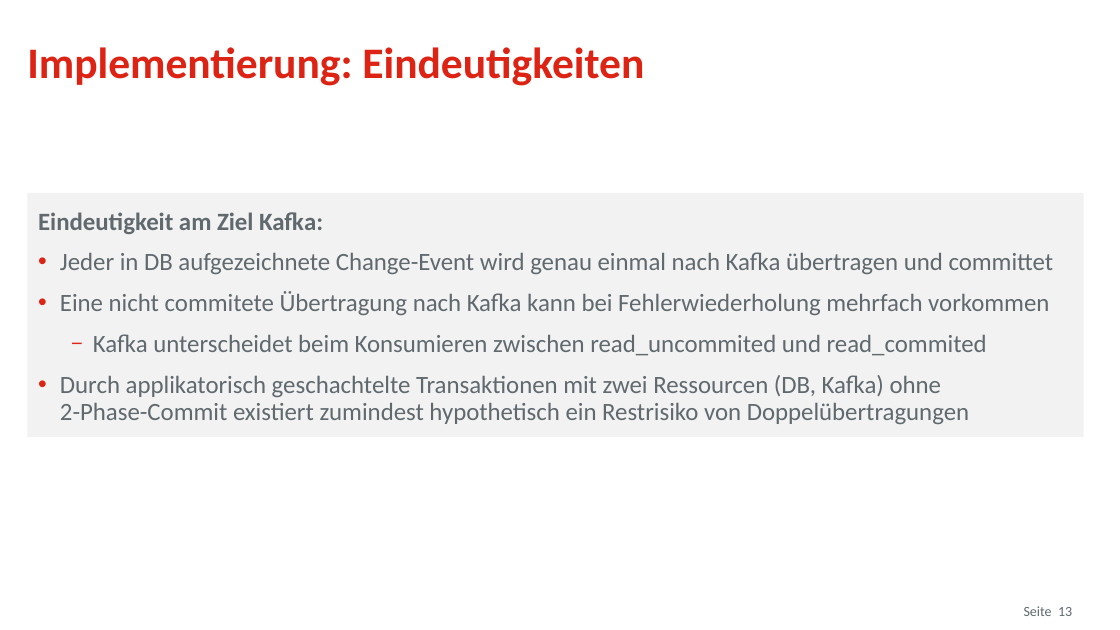
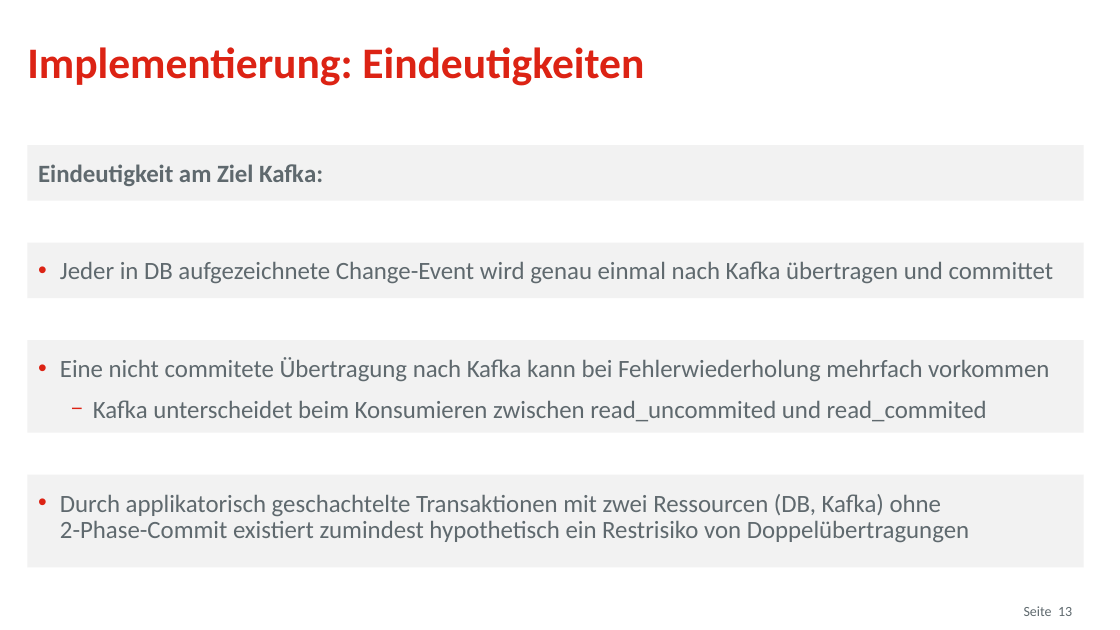
Before and after one commit to osp-ottogroup/movex-cdc, a slide deck: slide 13 of doc/2020-09_TriXX_Otto_QConf.pptx. Drawn at 1120x630 pixels with LibreOffice and Linux fonts; fonts in the diff are those of the drawing; background and template pictures are left out. Boxes give left, top, right and bottom in pixels: in the first picture for what was removed or moved away, otherwise in the second. Text is boxed around its words. In the diff, an @@ line names an element or a change of style, - is before the commit and + after.

```diff
--- a/doc/2020-09_TriXX_Otto_QConf.pptx
+++ b/doc/2020-09_TriXX_Otto_QConf.pptx
@@ rectangle added at bbox=[27, 146, 1083, 202], fill #F2F2F2, 16 pt, text #5F696E, bold @@
+Eindeutigkeit am Ziel Kafka:
@@ text in rectangle at bbox=[38, 212, 1054, 274]: paragraphs removed @@
-Eindeutigkeit am Ziel Kafka:
-• Jeder in DB aufgezeichnete Change-Event wird genau einmal nach Kafka übertragen und committet
@@ rectangle added at bbox=[27, 243, 1083, 299], fill #F2F2F2, 16 pt, text #5F696E @@
+• Jeder in DB aufgezeichnete Change-Event wird genau einmal nach Kafka übertragen und committet
@@ rectangle "Eine nicht commitete Übertragung nach ...": place and size @@
-rectangle "Eine nicht commitete Übertragung nach ..." at bbox=[27, 193, 1083, 437]
+rectangle "Eine nicht commitete Übertragung nach ..." at bbox=[27, 340, 1083, 433]
@@ text in rectangle at bbox=[60, 375, 969, 424]: paragraph removed @@
-• Durch applikatorisch geschachtelte Transaktionen mit zwei Ressourcen (DB, Kafka) ohne
-  2-Phase-Commit existiert zumindest hypothetisch ein Restrisiko von Doppelübertragungen
@@ rectangle added at bbox=[27, 475, 1083, 568], fill #F2F2F2, 16 pt, text #5F696E @@
+• Durch applikatorisch geschachtelte Transaktionen mit zwei Ressourcen (DB, Kafka) ohne
+  2-Phase-Commit existiert zumindest hypothetisch ein Restrisiko von Doppelübertragungen
```
Also in this commit, not shown: 9 other slides changed.
